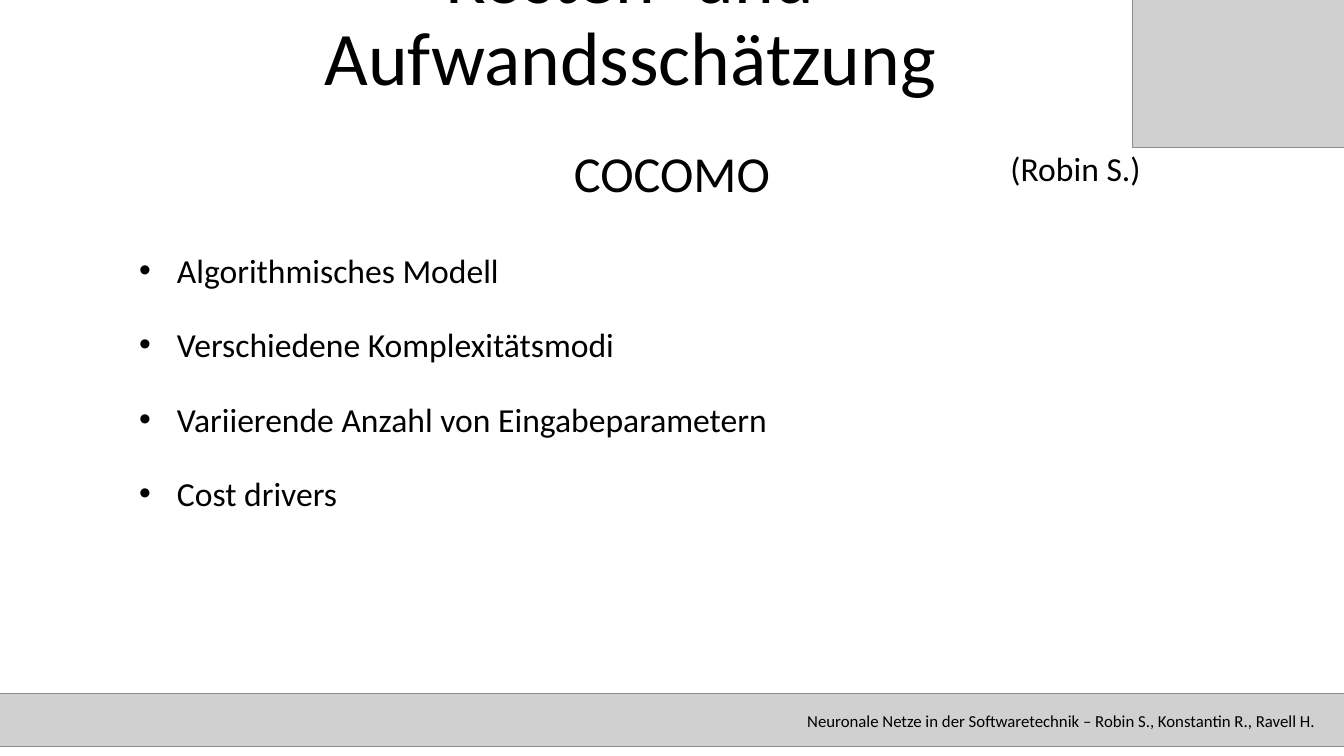
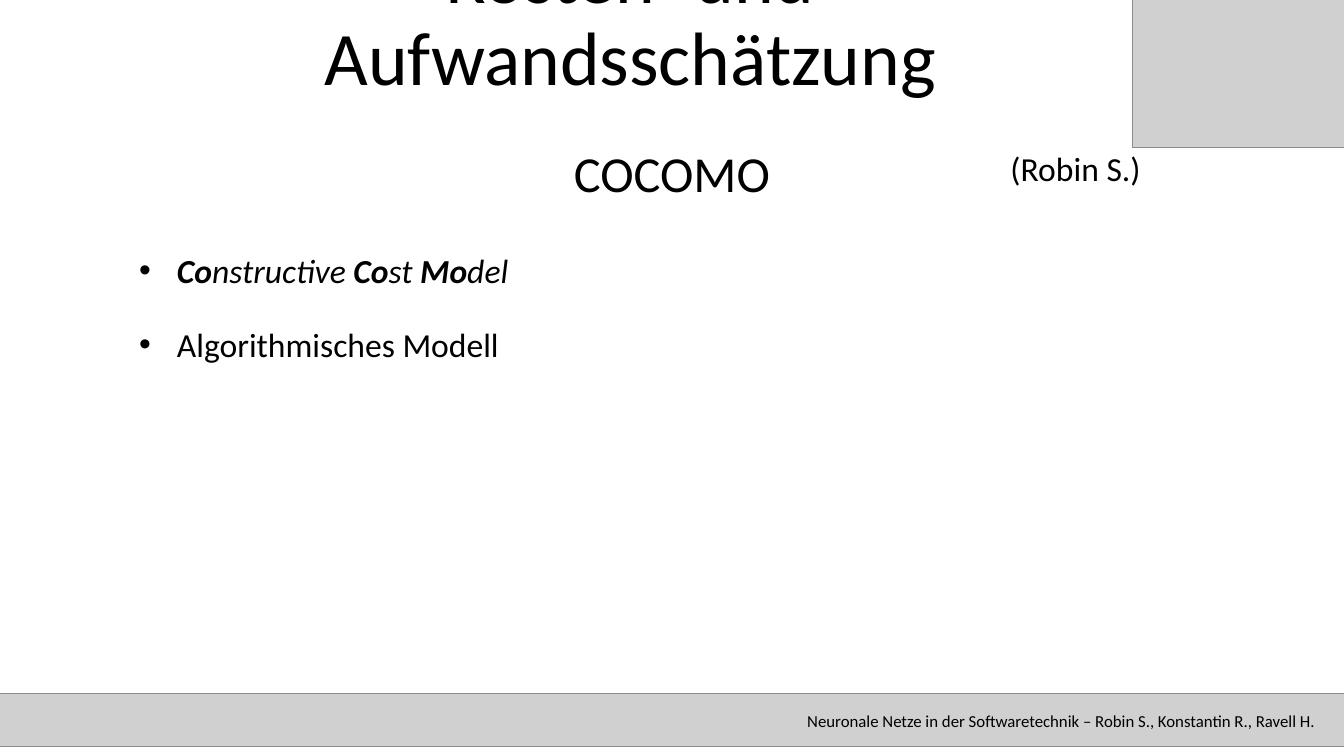
Before and after one commit to RavellHeerdegen/SATElite, a slide deck: slide 21 of SATPräsiMitBezeichnerUndRefs.pptx. Drawn at 1344x756 pixels with LibreOffice and Linux fonts; fonts in the diff are those of the drawing; grey boxes stand for pictures. Boxes give left, top, right and bottom in pixels: in the first picture for what was removed or moved away, otherwise in the second. Text is boxed around its words. In the diff, an @@ line names an element or a change of style, - is before the commit and + after.

```diff
--- a/SATPräsiMitBezeichnerUndRefs.pptx
+++ b/SATPräsiMitBezeichnerUndRefs.pptx
@@ text at (177, 259, 508, 284): paragraph added @@
+• Constructive Cost Model
@@ text at (177, 333, 767, 507): paragraphs removed @@
-• Verschiedene Komplexitätsmodi
-• Variierende Anzahl von Eingabeparametern
-• Cost drivers
```
Also in this commit, not shown: 8 other slides changed, 3 slides added, 2 other files.
